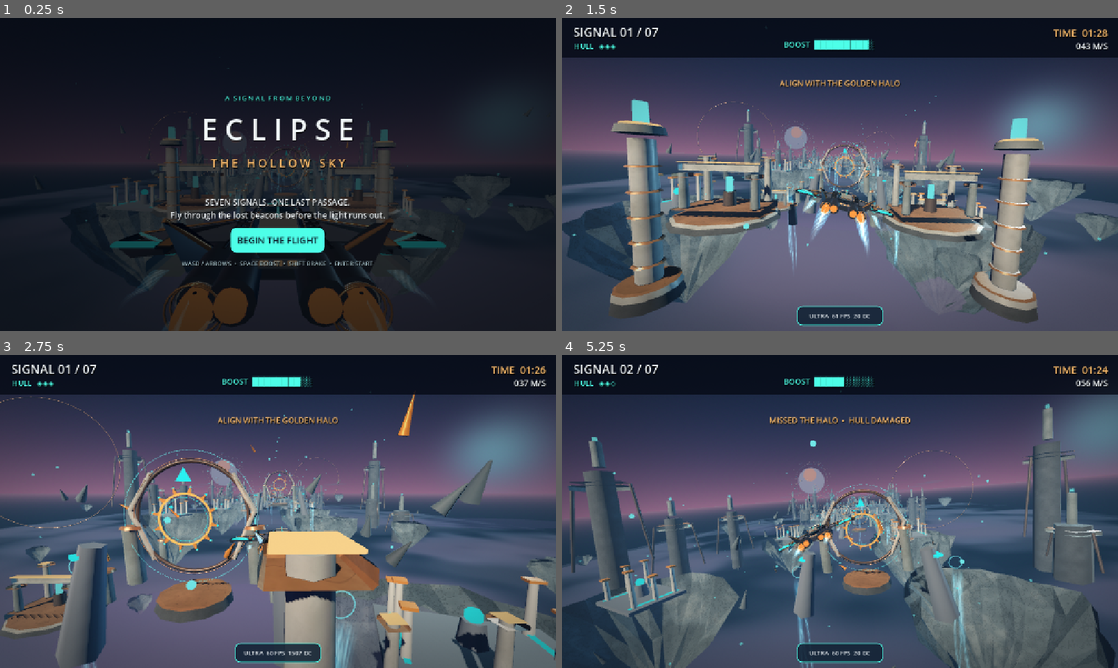
Above: before the commit, frames 1-4 (two rows, left to right).
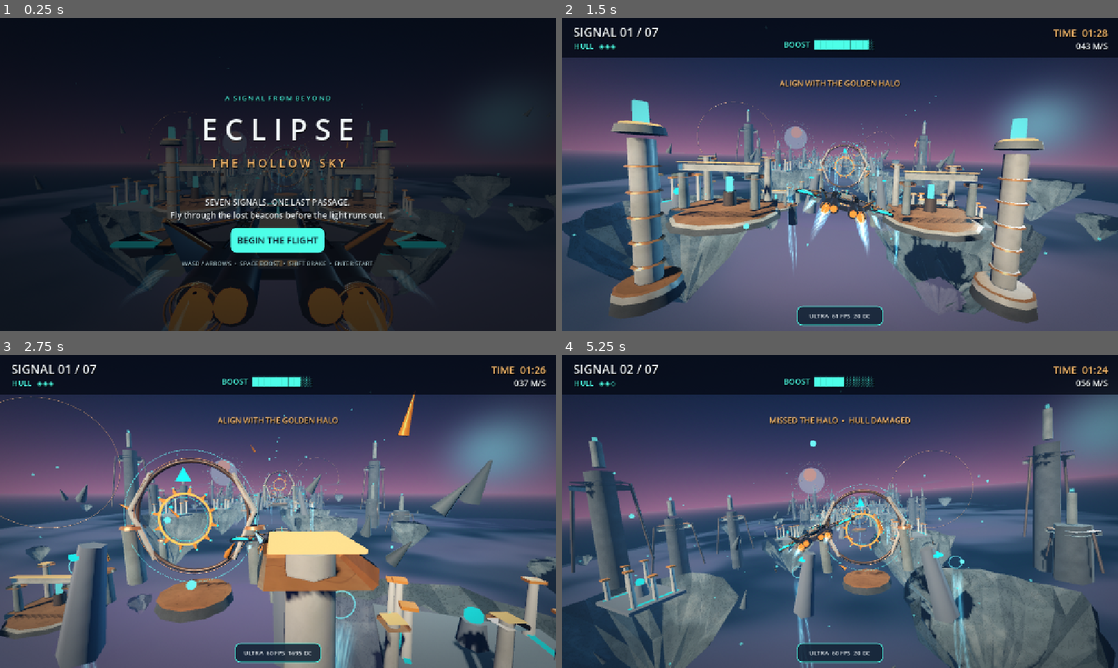
Above: after the commit, the same moments.

Repository: tpylman90-ctrl/Eclipse-The-Hollow-Sky
Game: Godot game, scene res://scenes/main.tscn
The game is run twice, just before and just after one commit, with the same random seed, the same clock (stepped at 60 frames per second) and the same inputs.
Inputs:
- Up to frame 1 (0.25 s): no input
- Up to frame 2 (1.5 s): click "BEGIN THE FLIGHT" at 0.5 s; tap Enter (start_game) at 1.25 s; hold D (steer_right) from 1.28 s (still down); hold Space (boost) from 1.28 s (still down)
- Up to frame 3 (2.75 s): release D (steer_right) at 2.03 s; release Space (boost) at 2.03 s; hold Shift (brake) from 2.03 s (still down); tap Enter (start_game) at 2.1 s
- Up to frame 4 (5.25 s): release Shift (brake) at 2.78 s; hold D (steer_right) 2.78-3.53 s; hold Space (boost) 2.78-3.53 s; hold W (steer_up) 3.53-4.28 s; tap Enter (start_game) at 3.6, 5.1 s; hold Space (boost) 4.28-5.03 s; hold A (steer_left) from 4.28 s (still down)

The runs differ from the first frame. In frame 1, 0.2% of the frame differs, in the area x 19-82%, y 52-84%; in frame 2, 2.3%, in the area x 12-100%, y 38-94%; in frame 3, 0.8%; in frame 4, 0.9%.

Commit message:
Push volumetric-looking atmosphere, HDR bloom, tonal grading and cascaded geometry shadows

Diff:
--- a/scripts/sky_world.gd
+++ b/scripts/sky_world.gd
@@ -87,7 +87,14 @@
     environment.fog_density = 0.0015
     environment.fog_sky_affect = 0.14
     environment.glow_enabled = true
-    environment.glow_intensity = 0.35
+    environment.glow_intensity = 0.57
+    environment.glow_bloom = 0.09
+    environment.glow_hdr_threshold = 0.84
+    environment.glow_hdr_scale = 1.75
+    environment.tonemap_exposure = 1.07
+    environment.adjustment_enabled = true
+    environment.adjustment_contrast = 1.08
+    environment.adjustment_saturation = 1.07
     var world_env := WorldEnvironment.new()
     world_env.environment = environment
     add_child(world_env)
@@ -96,6 +103,10 @@
     sun.light_color = Color("#ffcb93")
     sun.light_energy = 1.63
     sun.shadow_enabled = true
+    sun.directional_shadow_mode = DirectionalLight3D.SHADOW_PARALLEL_4_SPLITS
+    sun.directional_shadow_max_distance = 165.0
+    sun.directional_shadow_blend_splits = true
+    sun.shadow_blur = 1.35
     add_child(sun)
     var fill := DirectionalLight3D.new()
     fill.rotation_degrees = Vector3(-8.0, 134.0, 0.0)
@@ -197,7 +208,7 @@
     var rock := MeshInstance3D.new()
     rock.mesh = surface.commit()
     rock.material_override = rock_material
-    rock.cast_shadow = GeometryInstance3D.SHADOW_CASTING_SETTING_OFF
+    rock.cast_shadow = GeometryInstance3D.SHADOW_CASTING_SETTING_ON
     root.add_child(rock)
     if temple and radius > 20.0:
         _make_temple(root, radius, rng)
